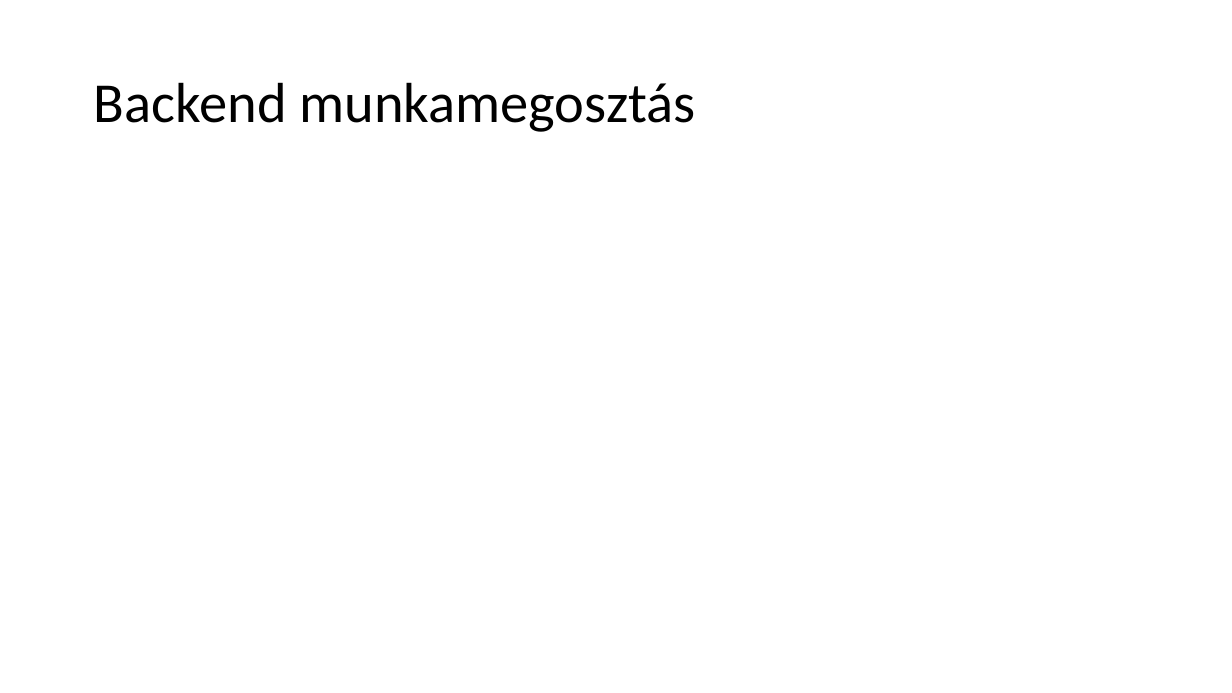
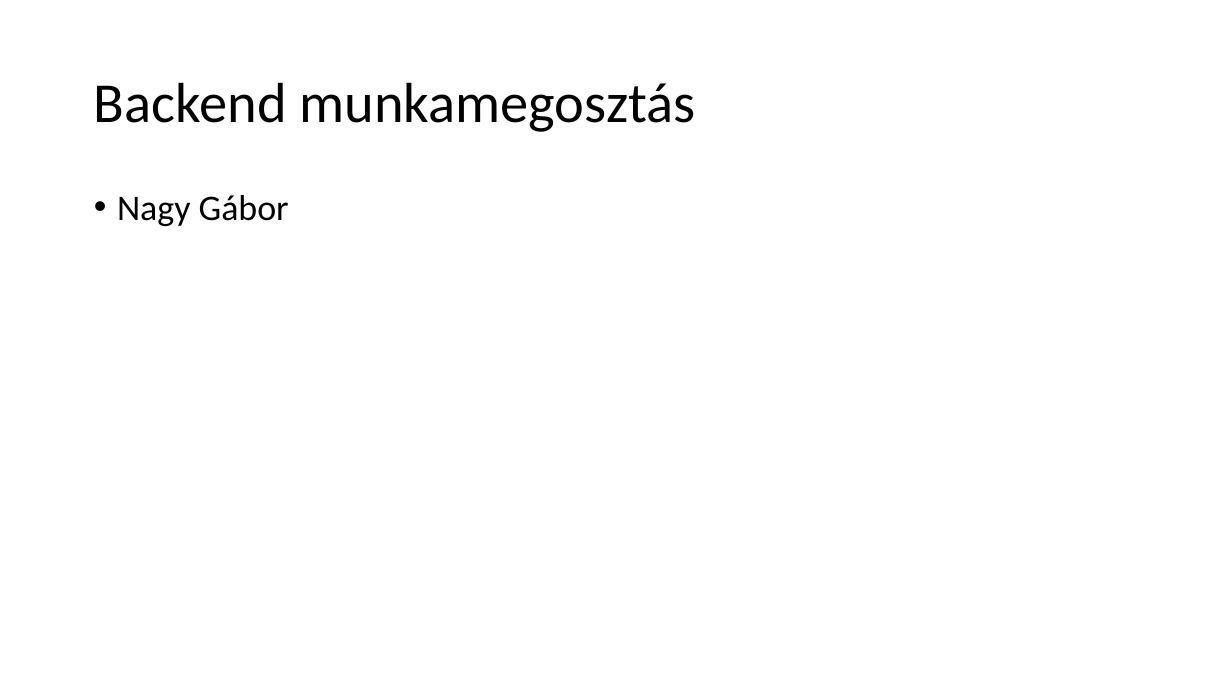
Before and after one commit to nagygabor123/vizsgaremek, a slide deck: slide 13 of Dokumentacio/Eloadas.pptx. Drawn at 1232x693 pixels with LibreOffice and Linux fonts; fonts in the diff are those of the drawing. Boxes give left, top, right and bottom in pixels: in the first picture for what was removed or moved away, otherwise in the second. Text is boxed around its words. In the diff, an @@ line names an element or a change of style, - is before the commit and + after.

```diff
--- a/Dokumentacio/Eloadas.pptx
+++ b/Dokumentacio/Eloadas.pptx
@@ text added at box(117, 195, 289, 226), 28 pt, text #000000 @@
+• Nagy Gábor
```
Also in this commit, not shown: 4 other slides changed, 2 slides added, 2 slides removed, 1 other file.
